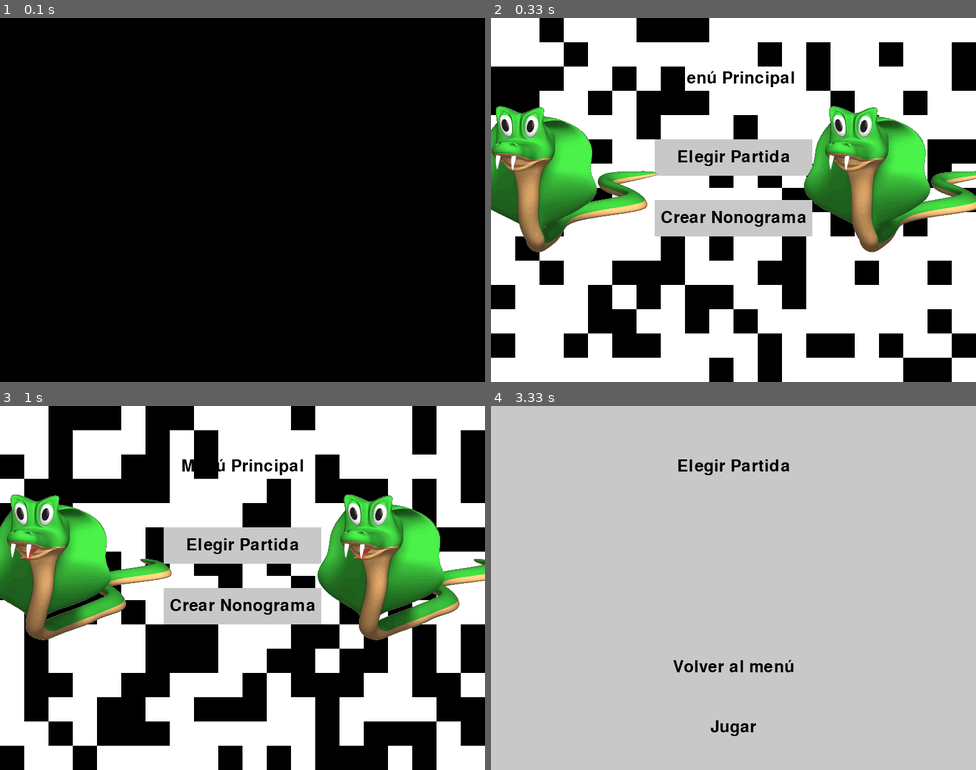
Above: before the commit, frames 1-4 (two rows, left to right).
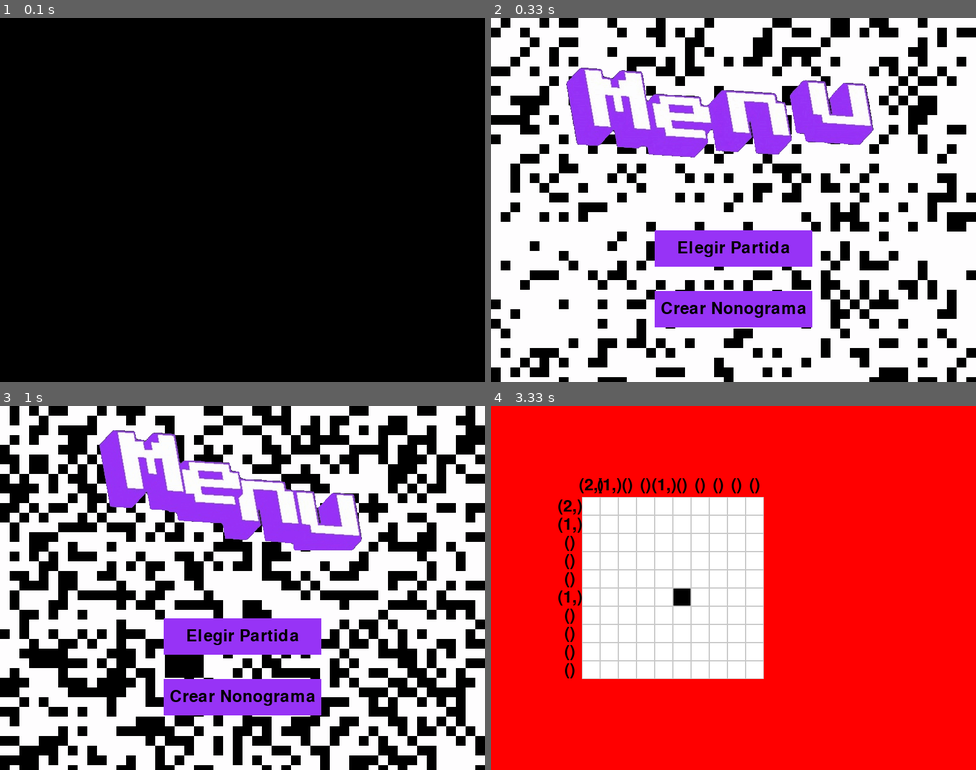
Above: after the commit, the same moments.

Repository: Diego-ipt/Pygame_nonograma
Game: pygame game, started from inicio.py
Two runs of this game, one before a commit and one after it. Both use one fixed random seed, a clock stepped at 60 frames per second and the inputs below.
Inputs (mouse positions are in pixels of both pictures, inside the frame that each line leads up to):
- Up to frame 1 (0.1 s): no input
- Up to frame 2 (0.33 s): no input
- Up to frame 3 (1 s): press the mouse at (242, 697) at 0.37 s; move the mouse to (247, 697) at 0.47 s; release the mouse at (257, 697) at 0.6 s; press the mouse at (242, 668) at 0.7 s; move the mouse to (155, 679) at 0.8 s; release the mouse at (72, 693) at 0.93 s
- Up to frame 4 (3.33 s): press the mouse at (733, 635) at 1.03 s; move the mouse to (685, 580) at 1.13 s; release the mouse at (631, 529) at 1.27 s; click (689, 715) at 1.38 s; press the mouse at (675, 588) at 1.7 s; move the mouse to (743, 518) at 1.8 s; release the mouse at (811, 453) at 1.93 s; press the mouse at (675, 588) at 2.03 s; move the mouse to (631, 577) at 2.13 s; release the mouse at (592, 566) at 2.27 s; press the mouse at (675, 588) at 2.37 s; move the mouse to (617, 537) at 2.47 s; release the mouse at (563, 489) at 2.6 s; press the mouse at (675, 588) at 2.7 s; move the mouse to (723, 569) at 2.8 s; release the mouse at (772, 551) at 2.93 s; press the mouse at (675, 588) at 3.03 s; move the mouse to (743, 540) at 3.13 s; release the mouse at (815, 493) at 3.27 s

Frame 1 is identical in both runs. In frame 2, 57% of the frame differs, in the area x 0-100%, y 0-100%; in frame 3, 65%; in frame 4, 98%.

Commit message:
Refactor: se mejoro ligeramente el diseño grafico y se encapsulo algunas cosas de ventanas y elementos_menus

Diff:
--- a/colores.py
+++ b/colores.py
@@ -39,3 +39,10 @@
 PURPURA = (128, 0, 128)
 TURQUESA = (64, 224, 208)
 FUCSIA = (255, 0, 255)
+
+#extra
+VIOLETA_MENU = (151,51,246)
+BLANCO_MENU =(254, 253, 254)
+
+#especiales
+NOTHING =(999,999,999)
--- a/elementos_menus.py
+++ b/elementos_menus.py
@@ -29,6 +29,23 @@
             fotogramas.append(img)
     return fotogramas
 
+def cargar_fotogramas_gif(directorio):
+    fotogramas = []
+    for archivo in sorted(os.listdir(directorio)):
+        if archivo.endswith('.gif'):
+            img = pygame.image.load(os.path.join(directorio, archivo))
+            fotogramas.append(img)
+    return fotogramas
+
+def mostrar_fotogramas(fotogramas, indice_fotograma, x, y, pantalla):
+    if len(fotogramas) > 0:
+        pantalla.blit(fotogramas[indice_fotograma], (x, y))
+        indice_fotograma = (indice_fotograma + 1) % len(fotogramas)
+        return indice_fotograma
+    else:
+        print("Error: No se han cargado los fotogramas")
+        return indice_fotograma
+
 # Función para mostrar texto en la pantalla
 def mostrar_texto(texto, fuente, color, pantalla, x, y):
     superficie_texto = fuente.render(texto, True, color)
@@ -36,20 +53,23 @@
     pantalla.blit(superficie_texto, rect_texto)
 
 # Función para los botones
-def boton(texto, x, y, ancho, alto, color_claro, color_oscuro, pantalla, accion=None):
+def boton(texto, x, y, ancho, alto, color_base, color_presionado, pantalla, accion=None, color_text=NEGRO):
     raton = pygame.mouse.get_pos()
     click = pygame.mouse.get_pressed()
 
     if x + ancho > raton[0] > x and y + alto > raton[1] > y:
-        pygame.draw.rect(pantalla, color_oscuro, (x, y, ancho, alto))
+        if color_presionado != NOTHING:
+            pygame.draw.rect(pantalla, color_presionado, (x, y, ancho, alto))
+
         if click[0] == 1 and accion is not None:
             accion()
     else:
-        pygame.draw.rect(pantalla, color_claro, (x, y, ancho, alto))
+        if color_base != NOTHING:
+            pygame.draw.rect(pantalla, color_base, (x, y, ancho, alto))
 
-    mostrar_texto(texto, fuente, NEGRO, pantalla, x + (ancho // 2), y + (alto // 2))
+    mostrar_texto(texto, fuente, color_text, pantalla, x + (ancho // 2), y + (alto // 2))
 
-# Función para dibujar una cuadrícula
+# Función para dibujar una cuadrícula menu
 def dibujar_grid(pantalla, filas, columnas, tamano_celda, color_activo, color_inactivo, grid_estado):
     for fila in range(filas):
         for columna in range(columnas):
--- a/nonograma_numeros.py
+++ b/nonograma_numeros.py
@@ -31,15 +31,15 @@
 
     return filas_resultado, columnas_resultado
 
-# Ejemplo
-matriz=[[1, 0, 1, 1, 0],
-        [0, 1, 0, 0, 1],
-        [1, 1, 1, 0, 0],
-        [0, 0, 1, 1, 1],
-        [1, 0, 0, 1, 0]]
+# # Ejemplo
+# matriz=[[1, 0, 1, 1, 0],
+#         [0, 1, 0, 0, 1],
+#         [1, 1, 1, 0, 0],
+#         [0, 0, 1, 1, 1],
+#         [1, 0, 0, 1, 0]]
 
 
 
-filas, columnas = procesar_matriz(matriz)
-print("Filas:", filas)
-print("Columnas:", columnas)
+# filas, columnas = procesar_matriz(matriz)
+# print("Filas:", filas)
+# print("Columnas:", columnas)
--- a/ventana_nonograma.py
+++ b/ventana_nonograma.py
@@ -1,7 +1,7 @@
 import pygame
 from colores import *
 from enum import Enum
-
+#default
 class SettingsManager(Enum):
     GRID_SIZE = 10
     DEFAULT_COLOR = (255, 255, 255)
@@ -103,27 +103,27 @@
             pygame.display.flip()
         return False
 
-def main():
-    pygame.init()
-    main_window_size = (600, 600)
-    main_window = pygame.display.set_mode(main_window_size)
-    pygame.display.set_caption("Main Window")
-    clock = pygame.time.Clock()
-    game = Game()
-    game_position = (150, 150)  # Position of the game within the main window
+# def main():
+#     pygame.init()
+#     main_window_size = (600, 600)
+#     main_window = pygame.display.set_mode(main_window_size)
+#     pygame.display.set_caption("Main Window")
+#     clock = pygame.time.Clock()
+#     game = Game()
+#     game_position = (150, 150)  # Position of the game within the main window
 
-    running = True
-    while running:
-        for event in pygame.event.get():
-            if event.type == pygame.QUIT:
-                running = False
+#     running = True
+#     while running:
+#         for event in pygame.event.get():
+#             if event.type == pygame.QUIT:
+#                 running = False
 
-        main_window.fill((200, 200, 200))  # Fill the main window with a background color
-        game.run(main_window, *game_position)
-        pygame.display.flip()
-        clock.tick(60)
+#         main_window.fill((200, 200, 200))  # Fill the main window with a background color
+#         game.run(main_window, *game_position)
+#         pygame.display.flip()
+#         clock.tick(60)
 
-    pygame.quit()
+#     pygame.quit()
 
-if __name__ == "__main__":
-    main()
+# if __name__ == "__main__":
+#     main()
--- a/ventanas.py
+++ b/ventanas.py
@@ -4,40 +4,42 @@
 from nonograma_numeros import *
 
 # Cargar fotogramas
-fotogramas = cargar_fotogramas("frames")
-indice_fotograma = 0
-fps_animacion = 10  # Velocidad de cambio de fotogramas
+snake = cargar_fotogramas("gif_frames/serpiente")
+menu = cargar_fotogramas_gif("gif_frames/menu")
+trophy = cargar_fotogramas_gif("gif_frames/trofeo_win")
+indice_fotograma_snake = 0
+indice_fotograma_menu = 0
+indice_fotograma_trophy = 0
 reloj = pygame.time.Clock()
 
-# Configuramos la cuadrícula
-filas = 20
-columnas = 20
-tamano_celda = 40
-grid_estado = [[False for _ in range(columnas)] for _ in range(filas)]
 
+
+
+grid_estado= [[False for _ in range(50)] for _ in range(50)]
 def menu_principal(cambiar_ventana):
-    global indice_fotograma
-
+    global indice_fotograma_snake
+    global indice_fotograma_menu
     # Actualizar el estado de la cuadrícula
     actualizar_grid(grid_estado)
 
     # Dibuja el fondo con la cuadrícula
     pantalla.fill(BLANCO)
-    dibujar_grid(pantalla, filas, columnas, tamano_celda, NEGRO, BLANCO, grid_estado)
+    dibujar_grid(pantalla, 50, 50, 16, NEGRO, BLANCO_MENU, grid_estado)
 
-    mostrar_texto("Menú Principal", fuente, NEGRO, pantalla, 400, 100)
-    boton("Elegir Partida", 270, 200, 260, 60, GRIS, AZUL_OSCURO, pantalla, lambda: cambiar_ventana('elegir_partida'))
-    boton("Crear Nonograma", 270, 300, 260, 60, GRIS, AZUL_OSCURO, pantalla, lambda: cambiar_ventana('crear_nonograma'))
+    indice_fotograma_menu=mostrar_fotogramas(menu, indice_fotograma_menu, 75, 0,pantalla)
+
+    boton("Elegir Partida", 270, 350, 260, 60, VIOLETA_MENU, FUCSIA, pantalla, lambda: cambiar_ventana('elegir_partida'))
+    boton("Crear Nonograma", 270, 450, 260, 60, VIOLETA_MENU, FUCSIA, pantalla, lambda: cambiar_ventana('crear_nonograma'))
 
     # Animación de fotogramas si están disponibles
-    if len(fotogramas) > 0:
-        pantalla.blit(fotogramas[indice_fotograma], (-50, 100))
-        pantalla.blit(fotogramas[indice_fotograma], (500, 100))
-        indice_fotograma = (indice_fotograma + 1) % len(fotogramas)
-    else:
-        print("Error: No se han cargado los fotogramas")
+    # if len(snake) > 0:
+    #     pantalla.blit(snake[indice_fotograma_snake], (-50, 100))
+    #     pantalla.blit(snake[indice_fotograma_snake], (500, 100))
+    #     indice_fotograma_snake = (indice_fotograma_snake + 1) % len(snake)
+    # else:
+    #     print("Error: No se han cargado los fotogramas")
 
-    reloj.tick(fps_animacion)
+    reloj.tick(10)
 
 def ventana_elegir_partida(cambiar_ventana):
     pantalla.fill(GRIS)
@@ -56,10 +58,11 @@
     clock = pygame.time.Clock()
     game = Game()
     filas, columnas = procesar_matriz(game.board.matriz_solucion)
-    game_position = (150, 150)  # Position of the game within the main window
-    pantalla.fill(ROJO)  # Fill the main window with a background color
-    # Calcular las posiciones de los números de las filas y columnas
-    tamano_celda = 30  # Tamaño de cada celda del tablero
+    game_position = (150, 150)
+    pantalla.fill(ROJO)
+
+
+    tamano_celda = 30
     offset_x = game_position[0]
     offset_y = game_position[1]
     # Dibujar los números de las filas
@@ -80,6 +83,11 @@
         clock.tick(60)
 
 def ventana_victoria(cambiar_ventana):
-    pantalla.fill(GRIS)
+    global indice_fotograma_trophy
+
+    pantalla.fill(VIOLETA_MENU)
+    indice_fotograma_trophy=mostrar_fotogramas(trophy, indice_fotograma_trophy, 170, 100,pantalla)
     mostrar_texto("¡Ganaste!", fuente, NEGRO, pantalla, 400, 100)
-    boton("Volver al menú", 300, 400, 200, 60, GRIS, AZUL_OSCURO, pantalla, lambda: cambiar_ventana('menu_principal'))
+    boton("Volver al menú", 310, 400, 200, 60, NOTHING, FUCSIA, pantalla, lambda: cambiar_ventana('menu_principal'))
+
+    reloj.tick(30)
Binary file added: gif_frames/menu/frame_00_delay-0.1s.gif
Binary file added: gif_frames/menu/frame_01_delay-0.1s.gif
Binary file added: gif_frames/menu/frame_02_delay-0.1s.gif
Binary file added: gif_frames/menu/frame_03_delay-0.1s.gif
Binary file added: gif_frames/menu/frame_04_delay-0.1s.gif
Binary file added: gif_frames/menu/frame_05_delay-0.1s.gif
Binary file added: gif_frames/menu/frame_06_delay-0.1s.gif
Binary file added: gif_frames/menu/frame_07_delay-0.1s.gif
Binary file added: gif_frames/menu/frame_08_delay-0.1s.gif
Binary file added: gif_frames/menu/frame_09_delay-0.1s.gif
Binary file added: gif_frames/menu/frame_10_delay-0.1s.gif
Binary file added: gif_frames/menu/frame_11_delay-0.1s.gif
(and 78 more such lines)
